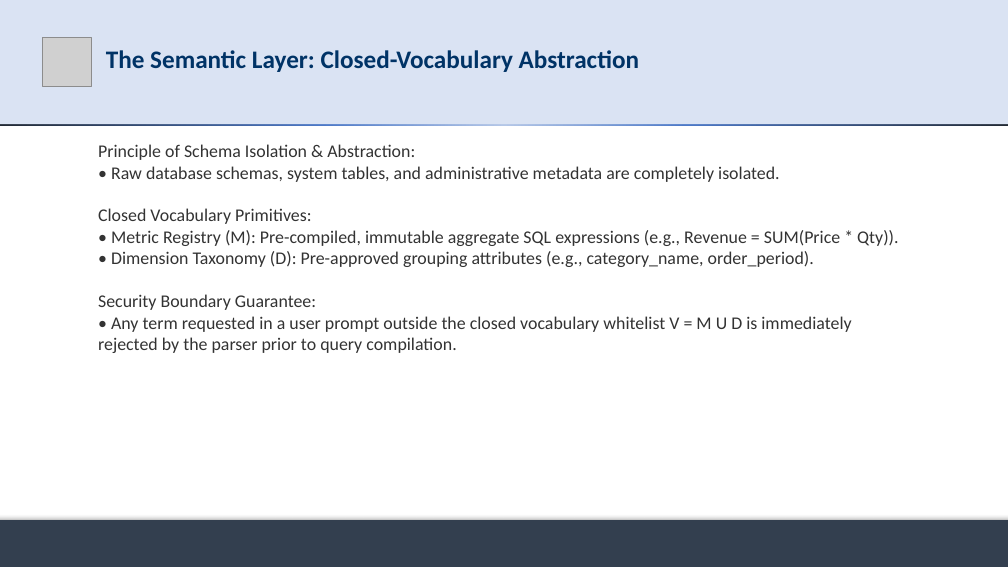
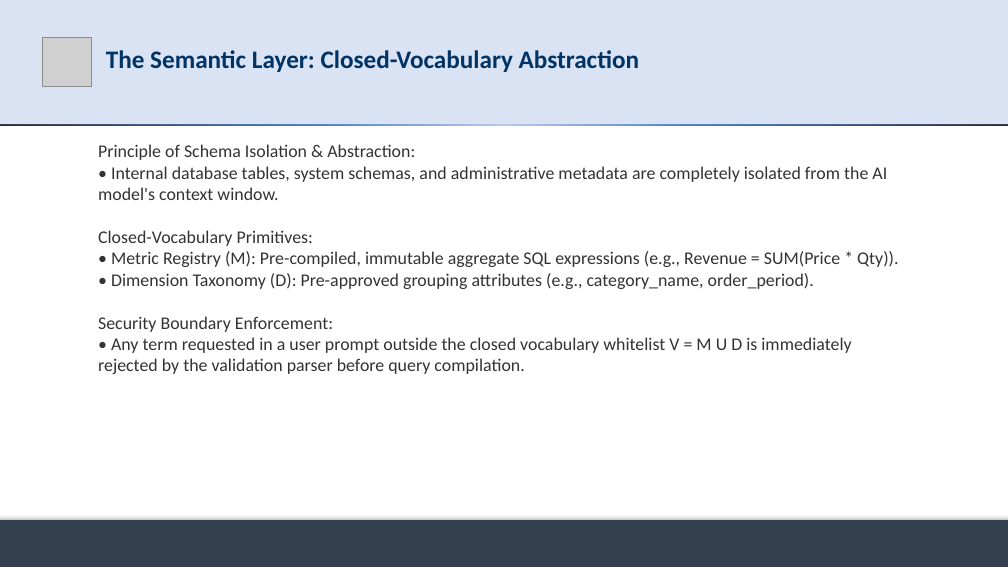
Before and after one commit to md-riaz/AEGIS-Research, a slide deck: slide 10 of docs/scripts/Md_Riaz_Mid_Defense_Final_0322310105101024.pptx. Drawn at 1008x567 pixels with LibreOffice and Linux fonts; fonts in the diff are those of the drawing; grey boxes stand for pictures. Boxes give left, top, right and bottom in pixels: in the first picture for what was removed or moved away, otherwise in the second. Text is boxed around its words. In the diff, an @@ line names an element or a change of style, - is before the commit and + after.

```diff
--- a/docs/scripts/Md_Riaz_Mid_Defense_Final_0322310105101024.pptx
+++ b/docs/scripts/Md_Riaz_Mid_Defense_Final_0322310105101024.pptx
@@ text at box(98, 166, 887, 246): text changed @@
-• Raw database schemas, system tables, and administrative metadata are completely isolated.
-Closed Vocabulary Primitives:
+• Internal database tables, system schemas, and administrative metadata are completely isolated from the AI model's context window.
+Closed-Vocabulary Primitives:
@@ text at box(98, 316, 851, 374): text changed @@
-Security Boundary Guarantee:
-• Any term requested in a user prompt outside the closed vocabulary whitelist V = M U D is immediately rejected by the parser prior to query compilation.
+Security Boundary Enforcement:
+• Any term requested in a user prompt outside the closed vocabulary whitelist V = M U D is immediately rejected by the validation parser before query compilation.
```
Also in this commit, not shown: 12 other slides changed, 4 slides added, 4 slides removed, 19 other files.
